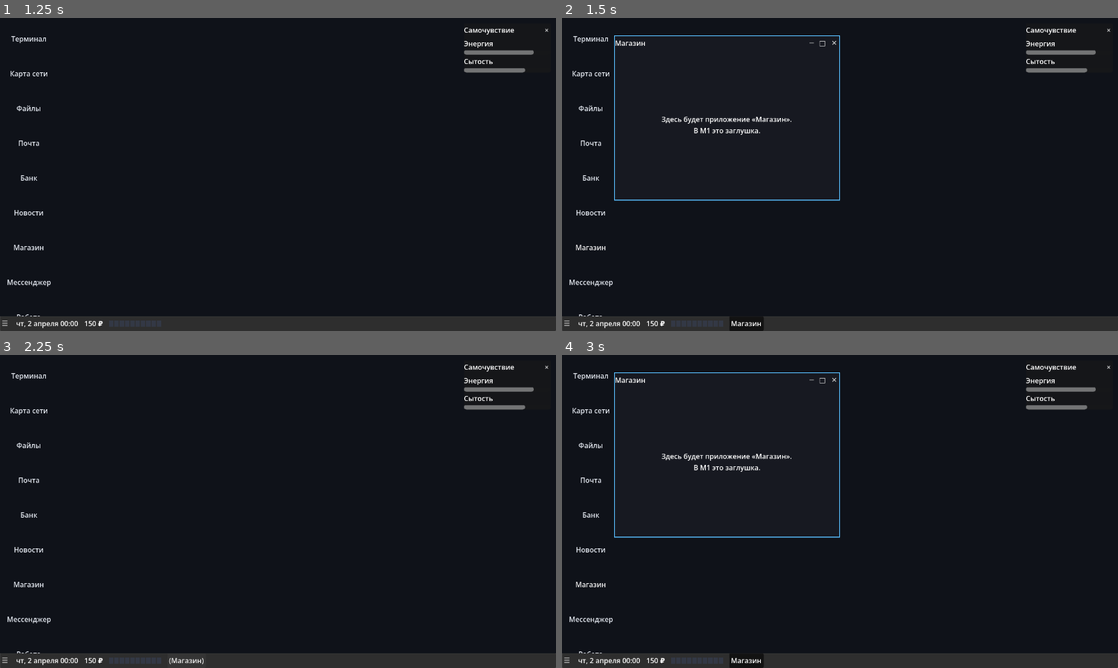
Above: before the commit, frames 1-4 (two rows, left to right).
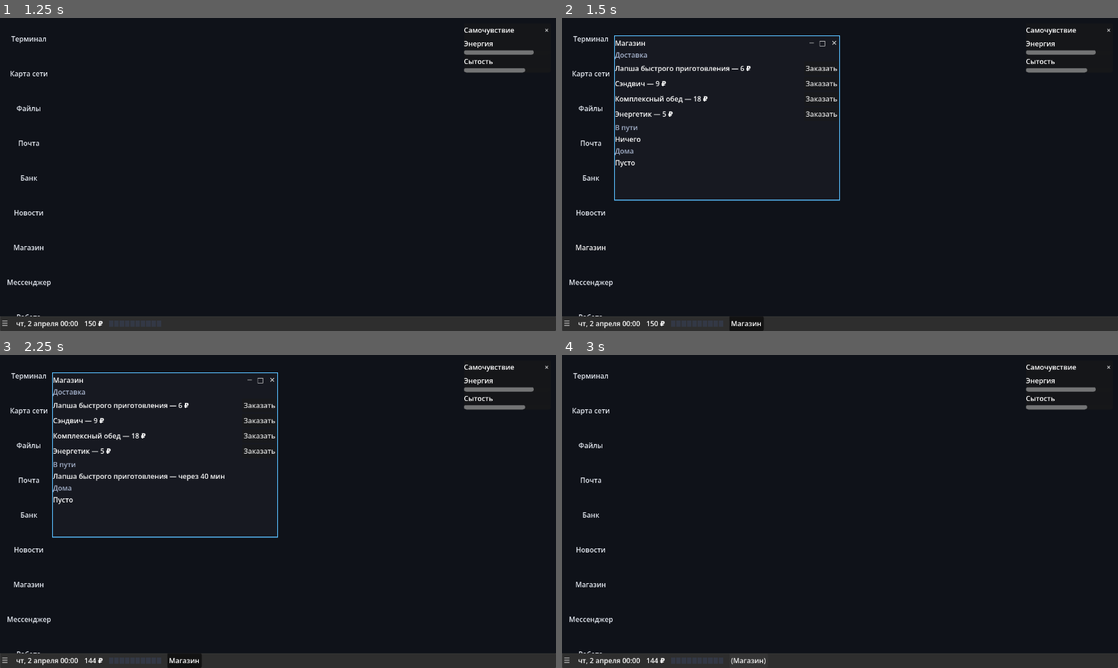
Above: after the commit, the same moments.

Repository: Destroyko/VN_Netrunners
Game: Godot game, scene res://src/ui/new_game.tscn
Same seed, same stepped clock (60 frames per second), same inputs: the game is played once before the commit and once after it. This scene is started directly instead of the project's main scene.
Inputs:
- Up to frame 1 (1.25 s): click "Начать" at 0.5 s
- Up to frame 2 (1.5 s): click "Магазин" at 1.25 s
- Up to frame 3 (2.25 s): click "Магазин" (after the commit: "Заказать") at 2 s
- Up to frame 4 (3 s): click "Магазин" at 2.75 s

Frame 1 is identical in both runs. In frame 2, 1.3% of the frame differs, in the area x 9-50%, y 10-48%; in frame 3, 2.2%, in the area x 9-50%, y 5-100%; in frame 4, 1.3%.

Commit message:
M2, шаг 5: доставка еды, запас и энергетик с откатом
Shop: заказ списывает деньги, через 40 минут еда в запасе дома, съесть
можно из приложения «Магазин» или на кухне в комнате. Каталог в
data/shop.json. Энергетик даёт +10 сразу и откат −14 через 5 часов,
откат может вырубить. 879 тестов.

Co-Authored-By: Claude Opus 5.5 <noreply@anthropic.com>

Diff:
--- a/data/balance.json
+++ b/data/balance.json
@@ -48,6 +48,11 @@
     "_note_pass_out": "Вырубился — сон до полной энергии, но не дольше этого."
   },
 
+  "shop": {
+    "_note": "Доставка еды (data/shop.json — каталог и цены).",
+    "delivery_minutes": 40
+  },
+
   "economy": {
     "_note": "Деньги и синки. Аренда еженедельная (docs/gameplay/economy.md).",
     "start_money": 150,
@@ -56,8 +61,7 @@
     "_note_rent_day": "День недели как в Godot: 0 — воскресенье, 1 — понедельник.",
     "rent_due_days": 3,
     "rent_penalty_per_day": 10,
-    "_note_overdue": "Аренду платят руками в банке; срок — rent_due_days дней с выставления. Просрочка: напоминание (один раз) и пеня за каждый день после срока. Проигрыша нет (docs/gameplay/economy.md).",
-    "food_meal_cost": 12
+    "_note_overdue": "Аренду платят руками в банке; срок — rent_due_days дней с выставления. Просрочка: напоминание (один раз) и пеня за каждый день после срока. Проигрыша нет (docs/gameplay/economy.md)."
   },
 
   "needs": {
--- a/data/needs.json
+++ b/data/needs.json
@@ -3,6 +3,7 @@
   "thoughts": {
     "energy_low": "Чувствую, скоро пора идти отдыхать.",
     "hungry": "Надо бы поесть.",
+    "delivered": "Курьер оставил пакет у двери.",
     "passing_out": "Я слишком устал. Кажется, я засыпаю.",
     "passed_out_caption": "Ты еле добрался до кровати и уснул."
   }
--- /dev/null
+++ b/data/shop.json
@@ -0,0 +1,9 @@
+{
+  "_note": "Доставка еды (docs/gameplay/needs.md, docs/gameplay/economy.md). price — ₽, satiety — сколько сытости, energy — сколько энергии сразу (энергетик), crash — на сколько энергия упадёт после действия, crash_after_minutes — через сколько. eat_minutes — сколько игровых минут занимает съесть или выпить. Статы рациона (белки, углеводы, кофеин) — M4. Числа — заглушки.",
+  "items": {
+    "food_noodles": { "title": "Лапша быстрого приготовления", "price": 6, "satiety": 20, "eat_minutes": 10 },
+    "food_sandwich": { "title": "Сэндвич", "price": 9, "satiety": 30, "eat_minutes": 10 },
+    "food_lunch": { "title": "Комплексный обед", "price": 18, "satiety": 55, "eat_minutes": 20 },
+    "drink_energy": { "title": "Энергетик", "price": 5, "satiety": 0, "energy": 10, "crash": 14, "crash_after_minutes": 300, "eat_minutes": 1 }
+  }
+}
--- a/src/autoload/economy_manager.gd
+++ b/src/autoload/economy_manager.gd
@@ -1,7 +1,9 @@
 extends Node
-## Слушатель экономики: начало дня → `Economy.on_day_started` (аренда, пеня, напоминания).
+## Слушатель экономики: начало дня → `Economy.on_day_started` (аренда, пеня, напоминания),
+## ход часов → `Shop.on_time_passed` (доставка приехала).
 ## Логики здесь нет — только подписка (docs/tech/architecture.md, docs/gameplay/economy.md).
 
 
 func _ready() -> void:
 	EventBus.day_started.connect(Economy.on_day_started)
+	EventBus.time_advanced.connect(func(_minute: int, _passed: int) -> void: Shop.on_time_passed())
--- a/src/autoload/event_bus.gd
+++ b/src/autoload/event_bus.gd
@@ -13,6 +13,10 @@
 signal bill_issued(bill_id: String)
 signal bill_overdue(bill_id: String)
 signal bill_paid(bill_id: String)
+## Доставка еды (gameplay/needs.md): заказано, приехало (лежит в запасе), съедено.
+signal order_placed(item_id: String)
+signal order_delivered(item_id: String)
+signal food_consumed(item_id: String)
 signal heat_changed(heat: int, delta: int)
 
 # --- Время (шлёт Clock) ------------------------------------------------------
--- a/src/core/data_loader.gd
+++ b/src/core/data_loader.gd
@@ -95,6 +95,12 @@
 	return data as Dictionary if data is Dictionary else {}
 
 
+## Каталог доставки еды. Нет файла — пустой словарь: магазин пуст.
+static func shop() -> Dictionary:
+	var data: Variant = load_json("res://data/shop.json")
+	return data as Dictionary if data is Dictionary else {}
+
+
 static func quests() -> Dictionary:
 	var all: Dictionary = {}
 	for sub: String in ["main", "side", "radiant"]:
--- /dev/null
+++ b/src/systems/economy/shop.gd
@@ -0,0 +1,92 @@
+class_name Shop
+extends RefCounted
+## Доставка еды (docs/gameplay/needs.md, «Что из этого в M2»): заказал — деньги списаны, через
+## `shop.delivery_minutes` пакет у двери и лежит в запасе; съел — сытость (энергетик — энергия
+## сразу и откат потом).
+##
+## Чистые правила без сцен. Ход часов передаёт сюда `EconomyManager`; приложение «Магазин» и
+## кухня в комнате только показывают и передают «заказать» и «съесть». Заказы в пути и запас —
+## в `GameState.economy_state()` (сейв их помнит). Каталог — `data/shop.json`.
+
+const DEFAULT_DELIVERY: int = 40
+
+
+static func catalog() -> Dictionary:
+	return DataLoader.shop().get("items", {}) as Dictionary
+
+
+static func item(id: String) -> Dictionary:
+	return catalog().get(id, {}) as Dictionary
+
+
+static func title_of(id: String) -> String:
+	return str(item(id).get("title", id))
+
+
+static func delivery_minutes() -> int:
+	var section: Dictionary = DataLoader.balance().get("shop", {}) as Dictionary
+	return int(section.get("delivery_minutes", DEFAULT_DELIVERY))
+
+
+## Заказать. Нет такого товара или не хватает денег — false, ничего не списано.
+static func order(id: String) -> bool:
+	var def: Dictionary = item(id)
+	if def.is_empty():
+		return false
+	if not Economy.spend(int(def.get("price", 0)), "Доставка: " + title_of(id)):
+		return false
+	_list("orders").append({"item": id, "arrive_at": Clock.total_minutes() + delivery_minutes()})
+	EventBus.order_placed.emit(id)
+	return true
+
+
+## Заказы в пути: [{item, arrive_at}].
+static func orders() -> Array:
+	return _list("orders")
+
+
+## Запас дома: {id: сколько}.
+static func pantry() -> Dictionary:
+	var state: Dictionary = GameState.economy_state()
+	if not state.has("pantry"):
+		state["pantry"] = {}
+	return state["pantry"]
+
+
+## Прошло время: всё, что приехало, — в запас. Курьер оставляет пакет у двери и не будит.
+static func on_time_passed() -> void:
+	var now: int = Clock.total_minutes()
+	var waiting: Array = _list("orders")
+	var arrived: Array = waiting.filter(func(o: Dictionary) -> bool: return int(o["arrive_at"]) <= now)
+	if arrived.is_empty():
+		return
+	for o: Dictionary in arrived:
+		waiting.erase(o)
+		var id: String = str(o["item"])
+		pantry()[id] = int(pantry().get(id, 0)) + 1
+		EventBus.order_delivered.emit(id)
+
+
+## Съесть или выпить из запаса. Занимает `eat_minutes` игрового времени. Нет в запасе — false.
+static func consume(id: String) -> bool:
+	var count: int = int(pantry().get(id, 0))
+	if count <= 0:
+		return false
+	if count == 1:
+		pantry().erase(id)
+	else:
+		pantry()[id] = count - 1
+	var def: Dictionary = item(id)
+	Needs.eat(float(def.get("satiety", 0)))
+	if float(def.get("energy", 0)) > 0.0:
+		Needs.drink_energy(float(def["energy"]), float(def.get("crash", 0)), int(def.get("crash_after_minutes", 0)))
+	EventBus.food_consumed.emit(id)
+	Clock.advance(int(def.get("eat_minutes", 0)))
+	return true
+
+
+static func _list(key: String) -> Array:
+	var state: Dictionary = GameState.economy_state()
+	if not state.has(key):
+		state[key] = []
+	return state[key]
--- a/src/systems/needs/needs.gd
+++ b/src/systems/needs/needs.gd
@@ -19,6 +19,8 @@
 const VAR_WARNED_HUNGER_DAY: String = "needs.warned_hunger_day"
 ## Проснулся после вырубания, а мысль героя ещё не показана: комната покажет её при открытии.
 const VAR_WOKE_AFTER_PASS_OUT: String = "needs.woke_after_pass_out"
+## Откаты энергетиков: [{at: минута игры, amount}] — когда и на сколько упадёт энергия.
+const VAR_CRASHES: String = "needs.crashes"
 
 const EVENT_ENERGY_LOW: String = "energy_low"
 const EVENT_HUNGRY: String = "hungry"
@@ -88,19 +90,34 @@
 	EventBus.needs_changed.emit()
 
 
+## Энергетик: энергия сразу, а через `crash_after` минут — откат: энергия падает сильнее, чем
+## поднялась (gameplay/needs.md, «Энергетики»). Несколько банок — несколько откатов.
+static func drink_energy(amount: float, crash: float, crash_after: int) -> void:
+	set_energy(energy() + amount)
+	if crash > 0.0:
+		var list: Array = (GameState.get_var_or(VAR_CRASHES, []) as Array).duplicate()
+		list.append({"at": Clock.total_minutes() + crash_after, "amount": crash})
+		GameState.set_var(VAR_CRASHES, list)
+	EventBus.needs_changed.emit()
+
+
 ## Прошло `minutes` игровых минут. Считаем по минуте: сытость за это время может перейти порог,
 ## а энергия — дойти до нуля посередине. Возвращает события по порядку: `energy_low`, `hungry`,
 ## `passed_out`.
 static func pass_minutes(minutes: int, asleep: bool) -> Array[String]:
 	var events: Array[String] = []
+	var start: int = Clock.total_minutes() - minutes
 	for i: int in minutes:
+		var before: float = energy()
+		_apply_crashes(start + i + 1)
 		set_satiety(satiety() - _num("satiety_per_hour", 3.0) / 60.0)
 		if asleep:
 			set_energy(energy() + restore_per_hour() / 60.0)
 		elif energy() > 0.0:
 			set_energy(energy() - drain_per_hour() / 60.0)
-			if energy() <= 0.0:
-				events.append(EVENT_PASSED_OUT)
+		# Вырубился — только в ту минуту, когда энергия дошла до нуля (от усталости или отката).
+		if not asleep and before > 0.0 and energy() <= 0.0:
+			events.append(EVENT_PASSED_OUT)
 		_check_warnings(asleep, events)
 	return events
 
@@ -122,6 +139,21 @@
 		events.append(EVENT_HUNGRY)
 
 
+## Откаты, чьё время пришло к минуте `at`, срабатывают и уходят из списка.
+static func _apply_crashes(at: int) -> void:
+	var list: Array = GameState.get_var_or(VAR_CRASHES, []) as Array
+	if list.is_empty():
+		return
+	var left: Array = []
+	for c: Dictionary in list:
+		if int(c["at"]) <= at:
+			set_energy(energy() - float(c["amount"]))
+		else:
+			left.append(c)
+	if left.size() != list.size():
+		GameState.set_var(VAR_CRASHES, left)
+
+
 static func _band_mult(kind: String) -> float:
 	match band():
 		BAND_FED:
--- a/src/ui/desktop/desktop.gd
+++ b/src/ui/desktop/desktop.gd
@@ -203,6 +203,8 @@
 		return map
 	if app_id == "bank":
 		return BankApp.new()
+	if app_id == "shop":
+		return ShopApp.new()
 	if app_id == "terminal":
 		var view := TerminalView.new()
 		view.setup(terminal)
--- a/src/ui/desktop/hero_thoughts.gd
+++ b/src/ui/desktop/hero_thoughts.gd
@@ -24,6 +24,7 @@
 
 func _ready() -> void:
 	EventBus.need_warned.connect(func(kind: String) -> void: say(thought(kind)))
+	EventBus.order_delivered.connect(func(_id: String) -> void: say(thought("delivered")))
 
 
 static func thought(kind: String) -> String:
--- /dev/null
+++ b/src/ui/desktop/shop_app.gd
@@ -0,0 +1,91 @@
+class_name ShopApp
+extends VBoxContainer
+## Приложение «Магазин» — доставка еды (docs/gameplay/needs.md): каталог с «Заказать», заказы в
+## пути, запас дома с «Съесть». Правил здесь нет: всё делает `Shop`.
+
+var _items: VBoxContainer
+var _orders: VBoxContainer
+var _pantry: VBoxContainer
+
+
+func _init() -> void:
+	name = "ShopApp"
+	size_flags_vertical = Control.SIZE_EXPAND_FILL
+	add_child(_caption("Доставка"))
+	_items = _box("Items")
+	add_child(_caption("В пути"))
+	_orders = _box("Orders")
+	add_child(_caption("Дома"))
+	_pantry = _box("Pantry")
+
+
+func _ready() -> void:
+	EventBus.money_changed.connect(func(_m: int, _d: int) -> void: refresh())
+	# «Через N мин» у заказов в пути тает вместе с часами.
+	EventBus.time_advanced.connect(func(_m: int, _p: int) -> void: refresh())
+	for sig: Signal in [EventBus.order_placed, EventBus.order_delivered, EventBus.food_consumed]:
+		sig.connect(func(_id: String) -> void: refresh())
+	refresh()
+
+
+func refresh() -> void:
+	_clear(_items)
+	var catalog: Dictionary = Shop.catalog()
+	for id: String in catalog.keys():
+		var def: Dictionary = catalog[id]
+		var price: int = int(def.get("price", 0))
+		_items.add_child(_row("Item_" + id, "%s — %d ₽" % [Shop.title_of(id), price], "Заказать",
+			not GameState.can_afford(price), func() -> void: Shop.order(id)))
+	_clear(_orders)
+	for o: Dictionary in Shop.orders():
+		var left: int = maxi(int(o["arrive_at"]) - Clock.total_minutes(), 0)
+		_orders.add_child(_text("%s — через %d мин" % [Shop.title_of(str(o["item"])), left]))
+	if Shop.orders().is_empty():
+		_orders.add_child(_text("Ничего"))
+	_clear(_pantry)
+	var pantry: Dictionary = Shop.pantry()
+	for id: String in pantry.keys():
+		_pantry.add_child(_row("Food_" + id, "%s × %d" % [Shop.title_of(id), int(pantry[id])], "Съесть",
+			false, func() -> void: Shop.consume(id)))
+	if pantry.is_empty():
+		_pantry.add_child(_text("Пусто"))
+
+
+func _row(row_name: String, caption: String, action: String, disabled: bool, on_press: Callable) -> HBoxContainer:
+	var row := HBoxContainer.new()
+	row.name = row_name
+	var label := _text(caption)
+	label.size_flags_horizontal = Control.SIZE_EXPAND_FILL
+	row.add_child(label)
+	var button := Button.new()
+	button.name = "Action"
+	button.text = action
+	button.disabled = disabled
+	button.pressed.connect(on_press)
+	row.add_child(button)
+	return row
+
+
+func _box(box_name: String) -> VBoxContainer:
+	var box := VBoxContainer.new()
+	box.name = box_name
+	add_child(box)
+	return box
+
+
+func _clear(box: Container) -> void:
+	for child: Node in box.get_children():
+		box.remove_child(child)
+		child.queue_free()
+
+
+func _text(text: String) -> Label:
+	var label := Label.new()
+	label.text = text
+	return label
+
+
+func _caption(text: String) -> Label:
+	var label := _text(text)
+	label.add_theme_color_override("font_color", Color(0.65, 0.7, 0.8))
+	return label
--- a/src/ui/room.gd
+++ b/src/ui/room.gd
@@ -10,6 +10,7 @@
 @onready var _inventory: VBoxContainer = $Rows/Inventory
 @onready var _clock: Label = $Rows/Clock
 @onready var _bed_panel: HBoxContainer = $Rows/BedPanel
+@onready var _kitchen: VBoxContainer = $Rows/Kitchen
 
 
 func _ready() -> void:
@@ -22,6 +23,9 @@
 	EventBus.time_advanced.connect(func(_minute: int, _passed: int) -> void: _refresh_clock())
 	EventBus.need_warned.connect(func(kind: String) -> void: _output.text = HeroThoughts.thought(kind))
 	EventBus.passed_out.connect(_on_passed_out)
+	for sig: Signal in [EventBus.order_delivered, EventBus.food_consumed]:
+		sig.connect(func(_id: String) -> void: _refresh_kitchen())
+	_refresh_kitchen()
 	_refresh_clock()
 	EventBus.system_restored.connect(func(_paths: PackedStringArray, _os: bool) -> void: _refresh_inventory())
 	_refresh_inventory()
@@ -86,6 +90,20 @@
 	curtain.play_waking_up()
 
 
+## Кухня: по кнопке на каждую еду из запаса (что привезла доставка). Съесть — `Shop.consume`.
+func _refresh_kitchen() -> void:
+	for child: Node in _kitchen.get_children():
+		_kitchen.remove_child(child)
+		child.queue_free()
+	var pantry: Dictionary = Shop.pantry()
+	for id: String in pantry.keys():
+		var button := Button.new()
+		button.name = "Eat_" + id
+		button.text = "Поесть: %s × %d" % [Shop.title_of(id), int(pantry[id])]
+		button.pressed.connect(func() -> void: Shop.consume(id))
+		_kitchen.add_child(button)
+
+
 func _refresh_clock() -> void:
 	_clock.text = Clock.format_now()
 
--- a/src/ui/room.tscn
+++ b/src/ui/room.tscn
@@ -71,6 +71,9 @@
 layout_mode = 2
 text = "Подождать"
 
+[node name="Kitchen" type="VBoxContainer" parent="Rows"]
+layout_mode = 2
+
 [node name="Inventory" type="VBoxContainer" parent="Rows"]
 layout_mode = 2
 
--- a/test/integration/test_desktop.gd
+++ b/test/integration/test_desktop.gd
@@ -167,3 +167,19 @@
 	var window: DesktopWindow = desktop.open_app("bank")
 	var pay: Button = window.find_child("Pay", true, false) as Button
 	assert_true(pay.disabled)
+
+
+# --- Магазин (gameplay/needs.md) --------------------------------------------------
+
+func test_shop_orders_and_eats() -> void:
+	GameState.set_money(100)
+	var window: DesktopWindow = desktop.open_app("shop")
+	var shop: ShopApp = window.find_child("ShopApp", true, false) as ShopApp
+	var order: Button = shop.find_child("Item_food_sandwich", true, false).find_child("Action", true, false) as Button
+	order.emit_signal("pressed")
+	assert_eq(GameState.money, 91)
+	Clock.advance(40)
+	var eat: Node = shop.find_child("Food_food_sandwich", true, false)
+	assert_not_null(eat, "приехало — в запасе")
+	(eat.find_child("Action", true, false) as Button).emit_signal("pressed")
+	assert_eq(Shop.pantry().size(), 0)
--- a/test/integration/test_screens.gd
+++ b/test/integration/test_screens.gd
@@ -130,3 +130,13 @@
 	assert_false(bool(GameState.get_var_or(Needs.VAR_WOKE_AFTER_PASS_OUT, false)), "проявляется один раз")
 	assert_false(Clock.is_paused(), "картинка вернулась — часы снова идут")
 	assert_string_contains(room.get_node("Rows/Output").text, "комната", "время пробуждения герой вслух не называет")
+
+
+func test_room_kitchen_eats_from_pantry() -> void:
+	GameState.reset()
+	Shop.pantry()["food_noodles"] = 1
+	Needs.set_satiety(10.0)
+	var room: Node = _open(Screens.ROOM)
+	var eat: Button = room.get_node("Rows/Kitchen/Eat_food_noodles") as Button
+	eat.emit_signal("pressed")
+	assert_almost_eq(Needs.satiety(), 30.0, 0.5)
--- /dev/null
+++ b/test/unit/test_shop.gd
@@ -0,0 +1,93 @@
+extends GutTest
+## Shop: доставка еды, запас, еда и энергетик с откатом (docs/gameplay/needs.md).
+
+func before_each() -> void:
+	GameState.reset()
+	Clock.reload_config()
+	GameState.set_money(100)
+
+
+func test_order_takes_money_and_goes_on_the_way() -> void:
+	assert_true(Shop.order("food_sandwich"))
+	assert_eq(GameState.money, 91)
+	assert_eq(Shop.orders().size(), 1)
+	assert_string_contains(str(Economy.history()[0]["label"]), "Сэндвич")
+
+
+func test_cannot_order_without_money_or_unknown_item() -> void:
+	GameState.set_money(3)
+	assert_false(Shop.order("food_sandwich"))
+	assert_false(Shop.order("food_ghost"))
+	assert_eq(GameState.money, 3)
+	assert_eq(Shop.orders().size(), 0)
+
+
+func test_delivery_arrives_after_delivery_minutes() -> void:
+	Shop.order("food_lunch")
+	Clock.advance(39)
+	assert_eq(Shop.pantry().size(), 0)
+	Clock.advance(1)
+	assert_eq(int(Shop.pantry().get("food_lunch", 0)), 1)
+	assert_eq(Shop.orders().size(), 0)
+
+
+func test_eating_fills_satiety_and_takes_time() -> void:
+	Shop.order("food_lunch")
+	Clock.advance(40)
+	Needs.set_satiety(10.0)
+	var before: int = Clock.total_minutes()
+	assert_true(Shop.consume("food_lunch"))
+	assert_almost_eq(Needs.satiety(), 65.0, 0.01)
+	assert_eq(Clock.total_minutes() - before, 20, "обед — 20 минут")
+	assert_false(Shop.consume("food_lunch"), "запас кончился")
+
+
+func test_pantry_counts_several() -> void:
+	Shop.order("food_noodles")
+	Shop.order("food_noodles")
+	Clock.advance(40)
+	assert_eq(int(Shop.pantry()["food_noodles"]), 2)
+	Shop.consume("food_noodles")
+	assert_eq(int(Shop.pantry()["food_noodles"]), 1)
+
+
+func test_energy_drink_now_and_crash_later() -> void:
+	NeedsManager.always_on = true
+	Needs.set_satiety(50.0)
+	Needs.set_energy(30.0)
+	Shop.order("drink_energy")
+	Clock.advance(40)
+	var at_start: float = Needs.energy()
+	Shop.consume("drink_energy")
+	assert_almost_eq(Needs.energy(), at_start + 10.0 - 2.0 / 60.0, 0.01, "+10 сразу (минута на банку)")
+	Clock.advance(298)
+	var before_crash: float = Needs.energy()
+	Clock.advance(2)
+	assert_lt(Needs.energy(), before_crash - 13.0, "через 5 часов — откат на 14")
+	NeedsManager.always_on = false
+
+
+func test_crash_can_knock_out() -> void:
+	NeedsManager.always_on = true
+	Needs.set_satiety(50.0)
+	Needs.set_energy(5.0)
+	Needs.drink_energy(10.0, 30.0, 60)
+	var out: Dictionary = {"n": 0}
+	var claim := func() -> void:
+		out["n"] += 1
+		NeedsManager.claim_pass_out()
+	EventBus.passed_out.connect(claim)
+	Clock.advance(61)
+	await get_tree().process_frame
+	EventBus.passed_out.disconnect(claim)
+	NeedsManager.sleep_after_pass_out()
+	NeedsManager.always_on = false
+	assert_eq(int(out["n"]), 1, "откат энергетика довёл до нуля — вырубился")
+
+
+func test_delivery_is_saved_with_the_game() -> void:
+	Shop.order("food_noodles")
+	var saved: Dictionary = GameState.to_dict()
+	GameState.reset()
+	GameState.from_dict(saved)
+	assert_eq(Shop.orders().size(), 1)
Not shown, added: src/systems/economy/shop.gd.uid
Not shown, added: src/ui/desktop/shop_app.gd.uid
Not shown, added: test/unit/test_shop.gd.uid
Not shown, changed: docs/decisions.md
Not shown, changed: docs/gameplay/needs.md
Not shown, changed: docs/handoff.md
